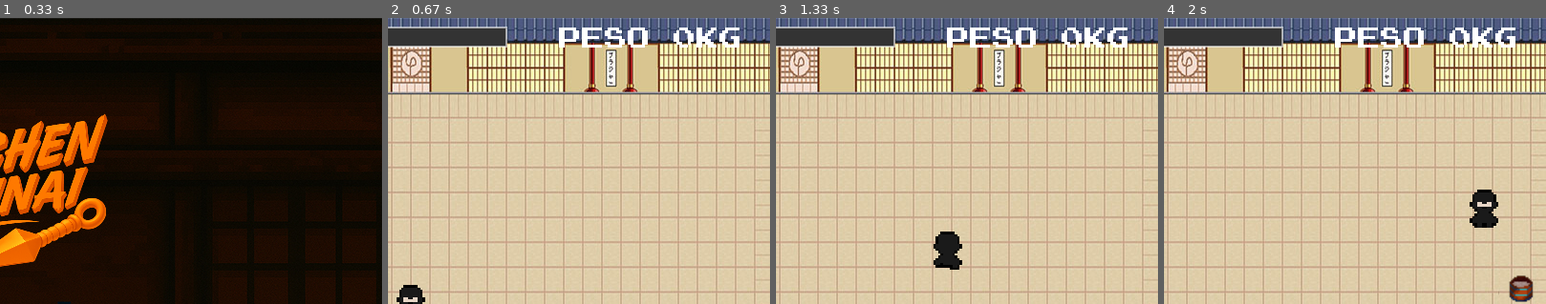
Above: before the commit, frames 1-4 (left to right).
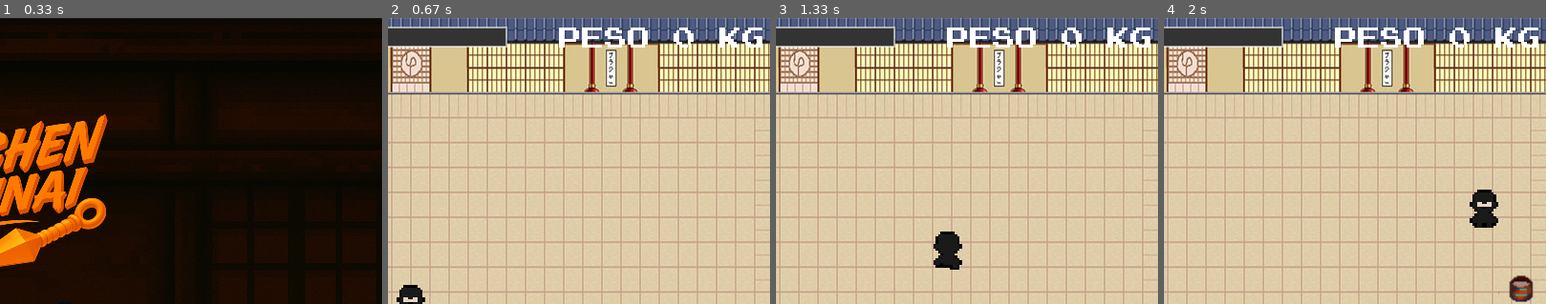
Above: after the commit, the same moments.

Repository: matheustonon1/project_game
Game: LÖVE game, started from main.lua
Same seed, same stepped clock (60 frames per second), same inputs: the game is played once before the commit and once after it.
Inputs:
- Up to frame 1 (0.33 s): no input
- Up to frame 2 (0.67 s): tap Enter at 0.33 s
- Up to frame 3 (1.33 s): hold Right 0.67-1.13 s; hold Up from 1.17 s (still down)
- Up to frame 4 (2 s): release Up at 1.47 s; hold Right 1.5-1.97 s
The pictures show only the part of the screen within x 47-97%, y 0-50%; the shares and areas given below are measured in that part.

Frame 1 is identical in both runs. In frame 2, 0.7% of the frame differs, in the area x 80-98%, y 3-11%; in frame 3, 0.7%; in frame 4, 0.7%.

Commit message:
01-06-25 Atualização do score.

Diff:
--- a/main.lua
+++ b/main.lua
@@ -218,7 +218,7 @@
     love.graphics.setFont(fontStart)
     love.graphics.draw(heart, 10, 0)
     love.graphics.print(lives, 60, 10)
-    love.graphics.print("PESO " .. score .. "KG", 555, 10)
+    love.graphics.print("PESO " .. score .. " KG", 555, 10)
 
     love.graphics.setColor(0.2, 0.2, 0.2)
     love.graphics.rectangle("fill", 300, 10, 200, 20)
